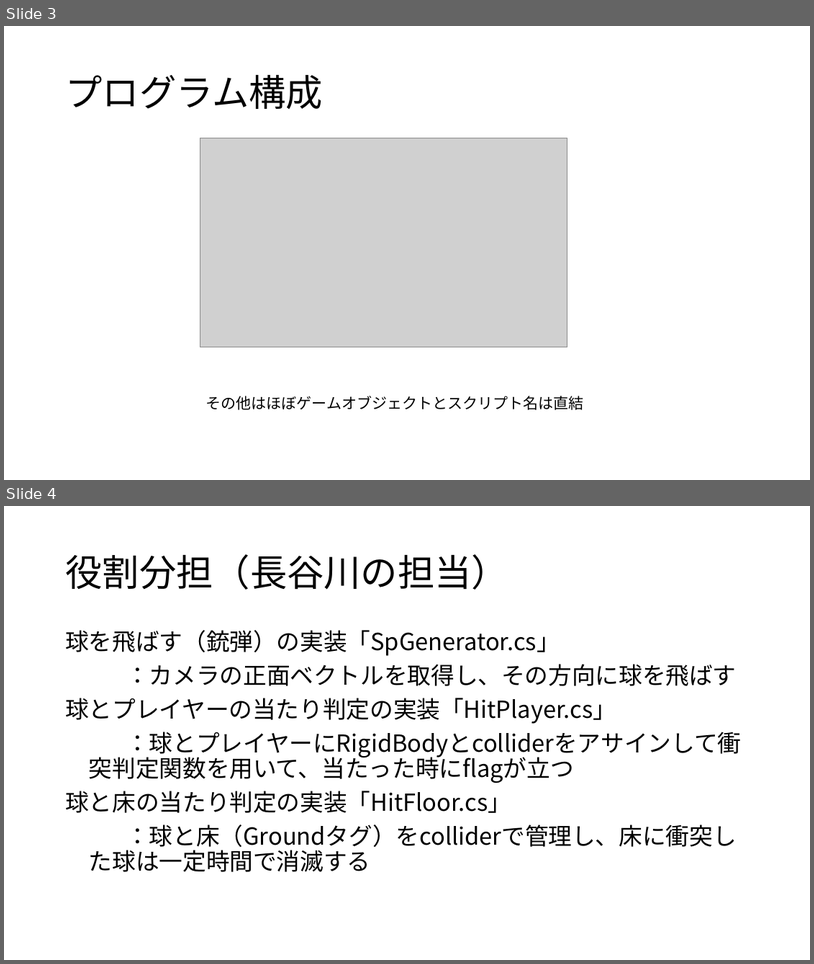
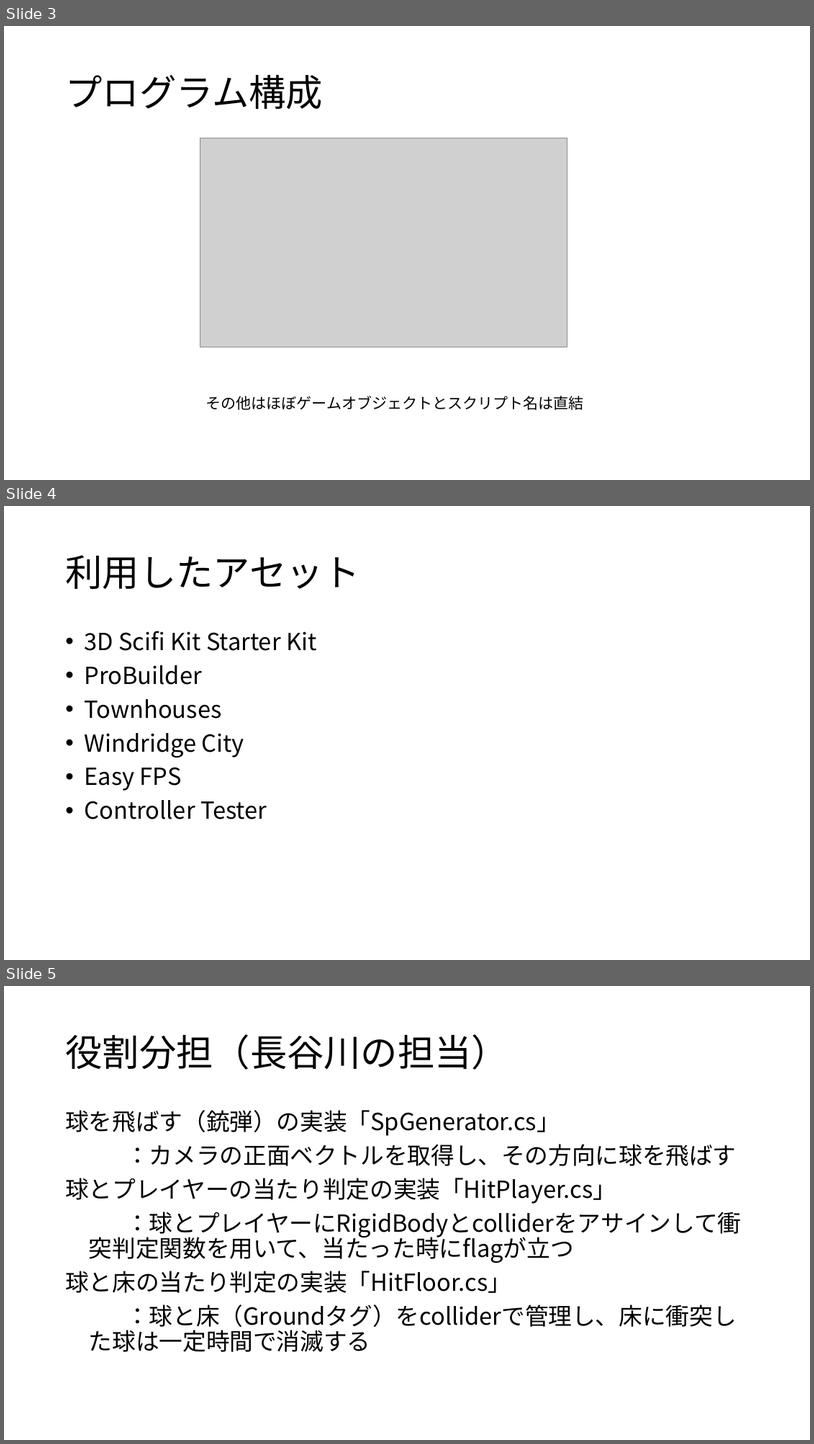
Before and after one commit to CGInteractive2018/CG_Interactive, a slide deck: Unityによるゲーム開発.pptx. Shown one above the other, each under a label of ours: slides 3 and 4 before the commit, slides 3, 4 and 5 after it. The pictures are 814x964 and 814x1444 pixels, drawn with LibreOffice and Linux fonts; fonts in the diff are those of the drawing; grey boxes stand for pictures. Boxes give left, top, right and bottom in pixels: in the first picture for what was removed or moved away, otherwise in the second. Text is boxed around its words. In the diff, an @@ line names an element or a change of style, - is before the commit and + after.

```diff
--- a/Unityによるゲーム開発.pptx
+++ b/Unityによるゲーム開発.pptx
@@ slide 4 added at bbox=[4, 506, 810, 960], background #FFFFFF @@
@@ title added at bbox=[65, 555, 360, 589], 44 pt, text #000000 @@
+利用したアセット
@@ text added at bbox=[85, 631, 316, 819], 28 pt, text #000000 @@
+• 3D Scifi Kit Starter Kit
+• ProBuilder
+• Townhouses
+• Windridge City
+• Easy FPS
+• Controller Tester
@@ what was slide 4 is now slide 5 @@
```
Also in this commit, not shown: 1 slide changed.
